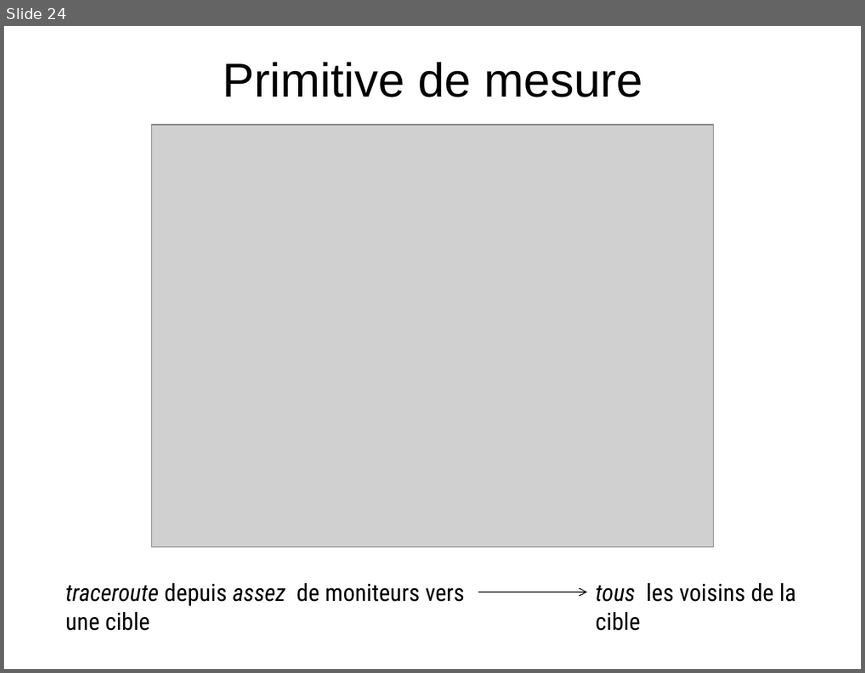
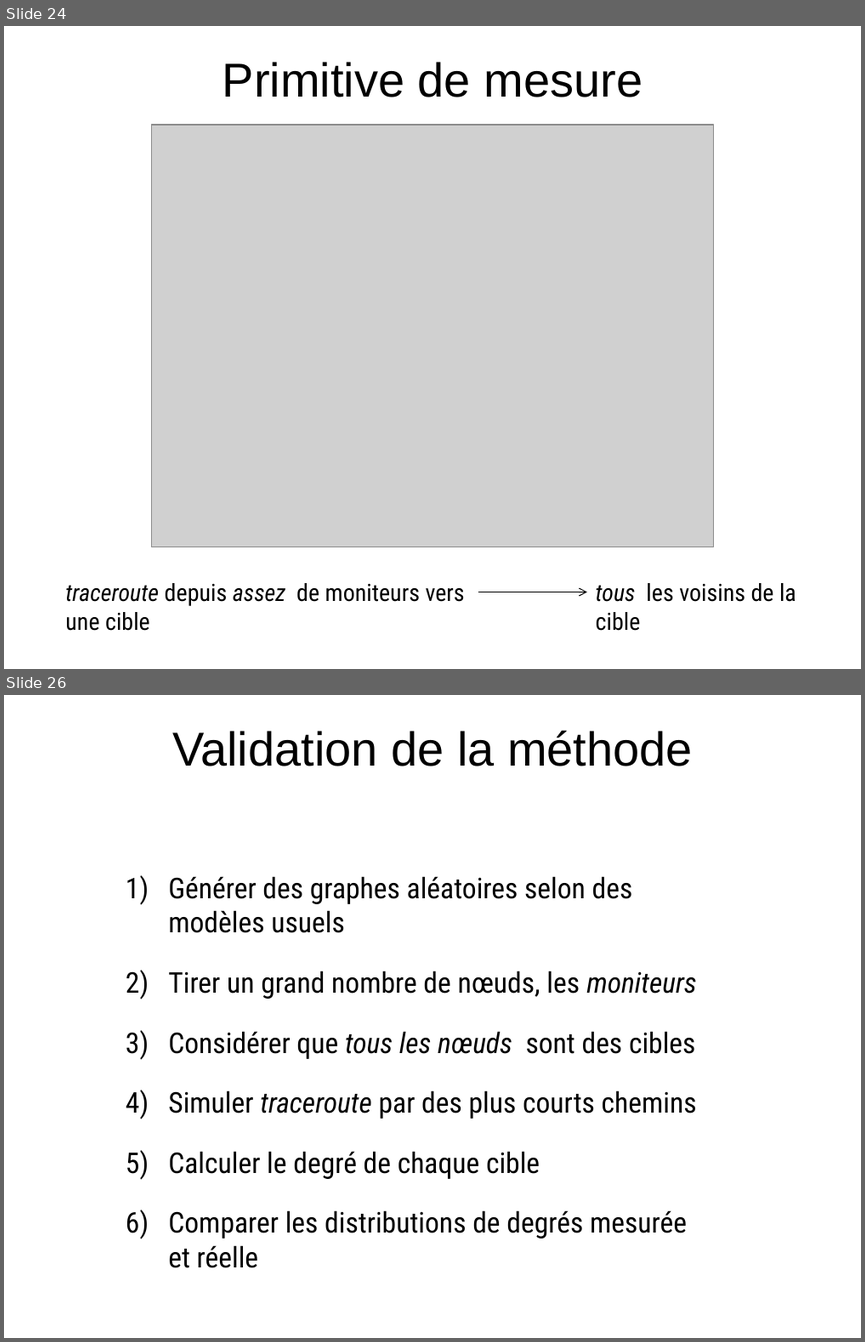
Before and after one commit to elierotenberg/my-thesis, a slide deck: slides.pptx. Shown one above the other, each under a label of ours: slide 24 before the commit, slides 24 and 26 after it; the slides between them are not shown. The pictures are 865x673 and 865x1342 pixels, drawn with LibreOffice and Linux fonts; fonts in the diff are those of the drawing; grey boxes stand for pictures. Boxes give left, top, right and bottom in pixels: in the first picture for what was removed or moved away, otherwise in the second. Text is boxed around its words. In the diff, an @@ line names an element or a change of style, - is before the commit and + after.

```diff
--- a/slides.pptx
+++ b/slides.pptx
@@ slide 26 added at [4,695,861,1338], background #FFFFFF @@
@@ title added at [172,730,692,766], 40 pt, text #000000 @@
+Validation de la méthode
@@ text added at [168,876,697,1268], 24 pt, text #000000 @@
+1) Générer des graphes aléatoires selon des modèles usuels
+2) Tirer un grand nombre de nœuds, les moniteurs
+3) Considérer que tous les nœuds sont des cibles
+4) Simuler traceroute par des plus courts chemins
+5) Calculer le degré de chaque cible
+6) Comparer les distributions de degrés mesurée et réelle
```
Also in this commit, not shown: 2 slides changed, 25 other slides added, 4 other files.
